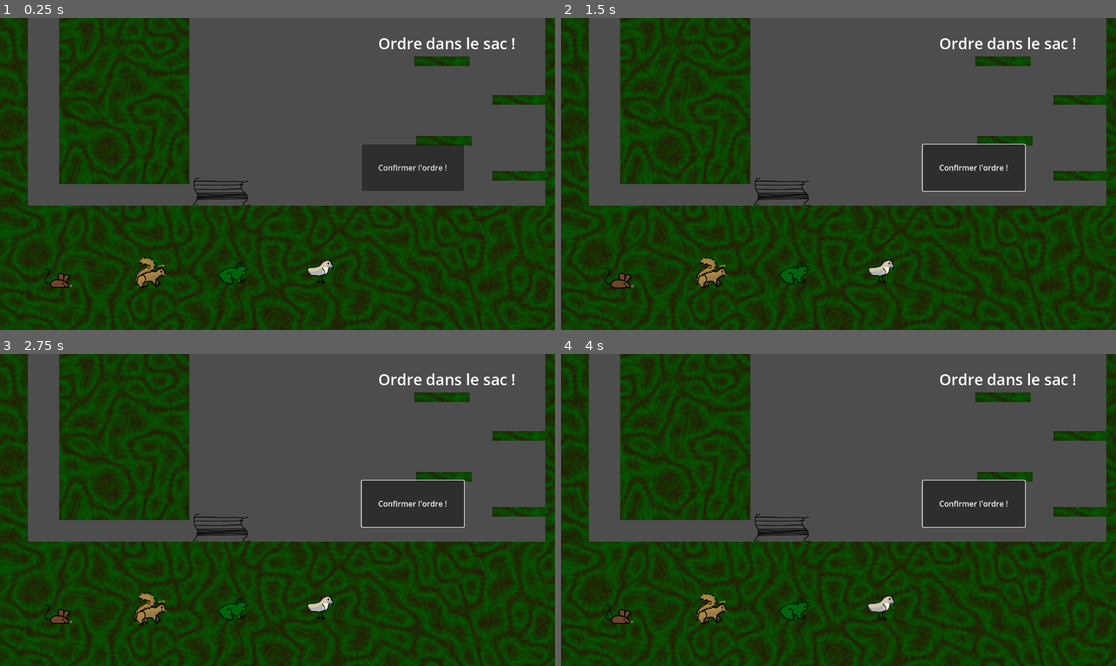
Above: before the commit, frames 1-4 (two rows, left to right).
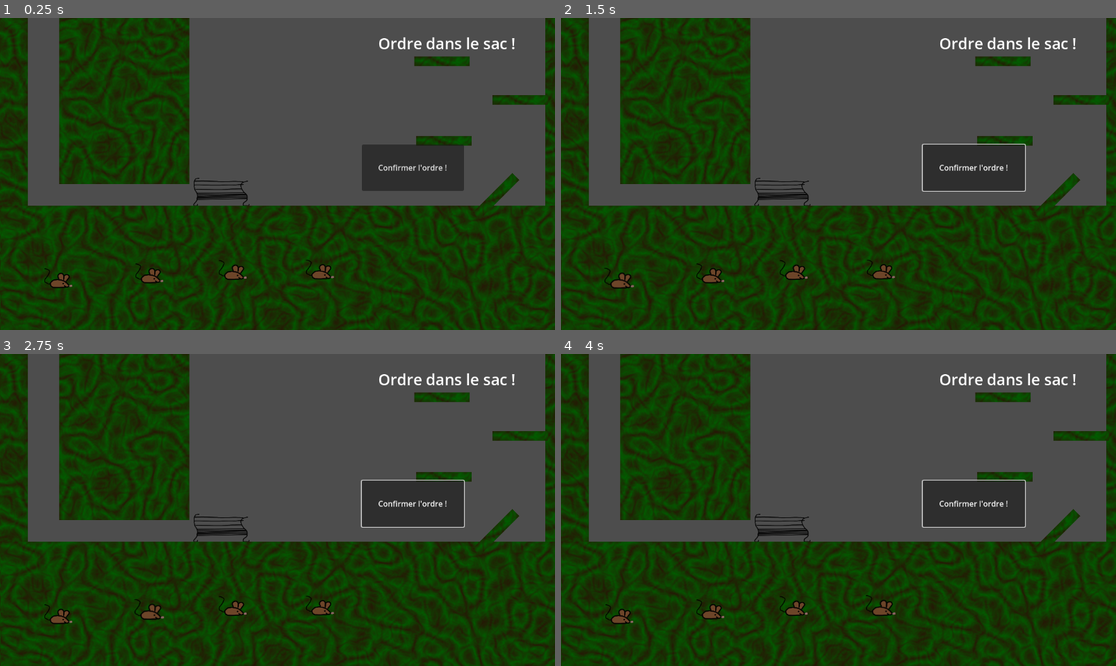
Above: after the commit, the same moments.

Repository: Sammouille/taxi_d_hermy
Game: Godot game, scene res://proto_stances/proto_stances.tscn
Same seed, same stepped clock (60 frames per second), same inputs: the game is played once before the commit and once after it. The project has no main scene, so this scene is started directly.
Inputs (mouse positions are in pixels of both pictures, inside the frame that each line leads up to):
- Up to frame 1 (0.25 s): no input
- Up to frame 2 (1.5 s): click "Confirmer l'ordre !" at 0.5 s; tap Enter at 1.25 s; move the mouse to (622, 286) at 1.27 s; hold W (haut) from 1.28 s (still down); hold Space (saut) from 1.28 s (still down); tap D (merde) at 1.35 s
- Up to frame 3 (2.75 s): keep holding W (haut); move the mouse to (149, 616) at 2.02 s; release Space (saut) at 2.03 s; tap Space (saut) at 2.1, 2.27, 2.57 s; tap D (merde) at 2.3 s
- Up to frame 4 (4 s): tap Enter at 2.75 s; move the mouse to (794, 612) at 2.77 s; release W (haut) at 2.78 s; hold A (gauche) 2.78-3.53 s; hold Up (banc) 2.78-3.53 s; tap Space (saut) at 3.05, 3.5, 3.77 s; move the mouse to (882, 612) at 3.52 s; hold W (haut) from 3.53 s (still down); tap Tab (choisis) at 3.6 s; tap D (merde) at 3.8 s

The runs differ from the first frame. In frame 1, 1.2% of the frame differs, in the area x 24-99%, y 48-87%; in frame 2, 1.2%; in frame 3, 1.3%; in frame 4, 1.3%.
Error before the commit: Invalid access to property or key 'gravite' on a base object of type 'Node (global_is_dragging.gd)'. (res://proto_stances/playedAnimal.gd:30)
Error after the commit: Parse Error: The member "saute" already exists in parent class Animal. (res://proto_stances/grenouille.gd:15)

Commit message:
merge + debut meilleure structure animaux

Diff:
--- a/le-taxi-d'hermy/proto_stances/Animal.gd
+++ b/le-taxi-d'hermy/proto_stances/Animal.gd
@@ -2,6 +2,9 @@
 extends Resource
 class_name Animal
 
+
+@export var vitesse:= 1500.0
+@export var puissance_saut:= 1000.0
 @export var name : String
 @export var frottements_sol:= 10.0
 @export var frottements_aerien:= 1.0
@@ -15,6 +18,9 @@
 @export var collision_shape: Shape2D
 
 var gravite:= 1.0
+var saute:= false
+
+var input_axis:= Vector2.ZERO
 
 func setup(_gravite):
 	gravite = _gravite
@@ -24,7 +30,42 @@
 	pass
 
 
-@abstract func prendreMouvements(delta: float, velocite: Vector2, on_floor: bool, mur: int) -> Array[Vector2]
+func prendreMouvements(delta: float, velocite: Vector2, on_floor: bool, _mur: int) -> Array[Vector2]:
+	var forces : Array[Vector2] = []
 
-func prendreInput(_event: InputEvent, _actif:= true):
-	pass
+	if !on_floor:
+		# Frottements fluides
+		if velocite.length():
+			forces.append(-velocite * frottements_aerien * delta)
+		# Gravité
+		forces.append(Vector2(0.0, gravite * delta * masse * masse))
+
+	else:
+		# Frottements statiques et fluides
+		if velocite.length():
+			forces.append(-velocite * frottements_sol * delta)
+			forces.append(-velocite * frottements_aerien * delta)
+		# Input Déplacement
+		if input_axis.x:
+			forces.append(Vector2(input_axis.x * vitesse * delta, 0.0))
+		# Input Saut
+		if saute:
+			saute = false
+			forces.append(input_axis.normalized() * puissance_saut)
+
+	return forces
+
+
+func prendreInput(_event: InputEvent, actif:= true):
+	if actif:
+		var _input: Vector2
+		_input.x = Input.get_axis("gauche","merde")
+		_input.y = Input.get_axis("haut","bas")
+		input_axis = _input
+		if Input.is_action_just_pressed("saut"):
+			saute = true
+			# A partir du moment où l'animal saute il sera laché au prochain switch
+			return true
+	else :
+		input_axis = Vector2.ZERO
+		saute = false
--- a/le-taxi-d'hermy/proto_stances/ecureuil.gd
+++ b/le-taxi-d'hermy/proto_stances/ecureuil.gd
@@ -1,14 +1,12 @@
 extends Animal
 class_name Ecureuil
 
-@export var vitesse:= 1000.0
-@export var puissance_saut:= 1000.0
+
 @export var puissance_mursaut:= 800.0
 @export var accroche: Curve
 @export var puissance_ejection:= 200.0
 var index_accroche:= 0.0
 
-var input_axis:= Vector2.ZERO
 
 var saute:= false
 
--- a/le-taxi-d'hermy/proto_stances/grenouille.gd
+++ b/le-taxi-d'hermy/proto_stances/grenouille.gd
@@ -14,7 +14,6 @@
 var charge:= false
 var saute:= false
 
-var input_axis:= Vector2.ZERO
 
 func preparationAnimale():
 	inv_duree = 1.0/duree_max_charge
--- a/le-taxi-d'hermy/proto_stances/oiseau.gd
+++ b/le-taxi-d'hermy/proto_stances/oiseau.gd
@@ -1,9 +1,8 @@
 extends Animal
 class_name Oiseau
 
-@export var vitesse := 1000.0
+
 @export var vitesse_planage:= 800.0
-@export var puissance_saut:= 700.0
 @export var max_battements:= 3
 var index_battement:= 0
 @export var puissance_battements:= 500.0
@@ -13,7 +12,6 @@
 var plane:= false
 var saute:= false
 
-var input_axis:= Vector2.ZERO
 
 func prendreInput(_event: InputEvent, actif:= true):
 	if actif:
--- a/le-taxi-d'hermy/proto_stances/proto_stances.tscn
+++ b/le-taxi-d'hermy/proto_stances/proto_stances.tscn
@@ -42,6 +42,7 @@
 
 [node name="AnimalJoue" type="CharacterBody2D" parent="." node_paths=PackedStringArray("menu", "bag_menu")]
 position = Vector2(771, 356)
+floor_max_angle = 0.87266463
 script = ExtResource("1_rthog")
 animaux = Array[ExtResource("3_72wh0")]([ExtResource("4_sjbhr"), ExtResource("5_sjbhr"), ExtResource("6_hiynl"), ExtResource("7_hiynl")])
 menu = NodePath("../Menu")
@@ -102,7 +103,8 @@
 texture = SubResource("NoiseTexture2D_30mes")
 
 [node name="StaticBody2D5" type="StaticBody2D" parent="."]
-position = Vector2(1080, 328)
+position = Vector2(1030, 370.00006)
+rotation = -0.7853982
 collision_layer = 3
 collision_mask = 3
 
--- a/le-taxi-d'hermy/proto_stances/souris.gd
+++ b/le-taxi-d'hermy/proto_stances/souris.gd
@@ -1,30 +1,15 @@
 extends Animal
 class_name Souris
 
-@export var vitesse:= 1500.0
-
-var input_axis:= Vector2.ZERO
-
+# Hermy n'est jamais laché
 func prendreInput(_event: InputEvent, actif:= true):
 	if actif:
 		var _input: Vector2
 		_input.x = Input.get_axis("gauche","merde")
 		_input.y = Input.get_axis("haut","bas")
 		input_axis = _input
-
-func prendreMouvements(delta: float, velocite: Vector2, on_floor: bool, _mur: int) -> Array[Vector2]:
-	var forces : Array[Vector2] = []
-
-	if !on_floor:
-
-		if velocite.length():
-			forces.append(-velocite * frottements_aerien * delta)
-		forces.append(Vector2(0.0, gravite * delta * masse * masse))
-
-	else:
-		if velocite.length():
-			forces.append(-velocite * frottements_sol * delta)
-		if input_axis.x:
-			forces.append(Vector2(input_axis.x * vitesse * delta, 0.0))
-
-	return forces
+		if Input.is_action_just_pressed("saut"):
+			saute = true
+	else :
+		input_axis = Vector2.ZERO
+		saute = false
